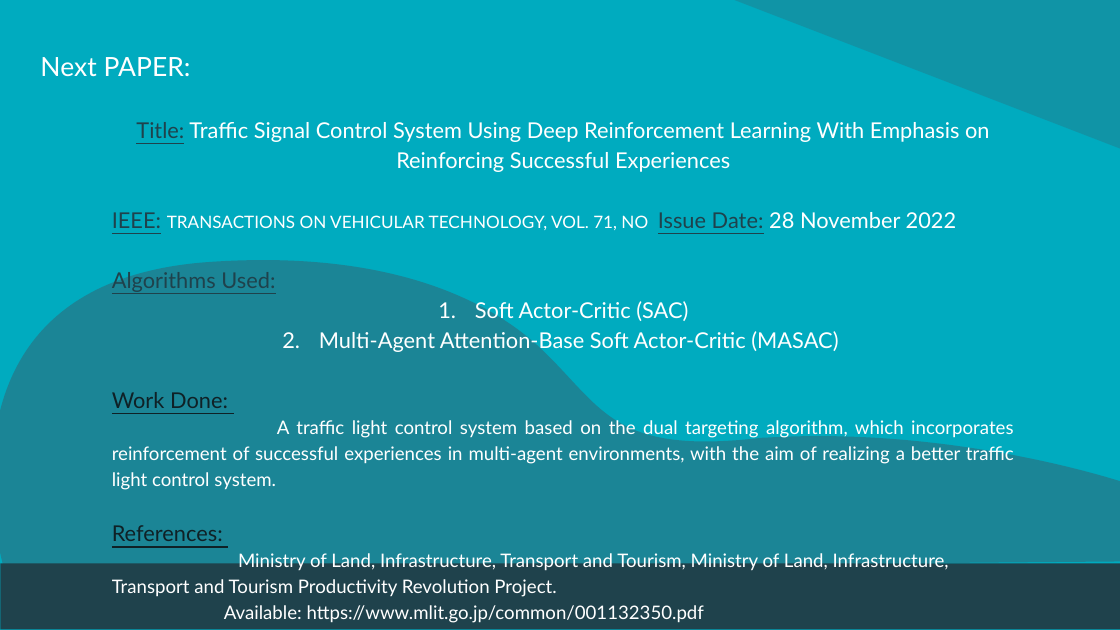
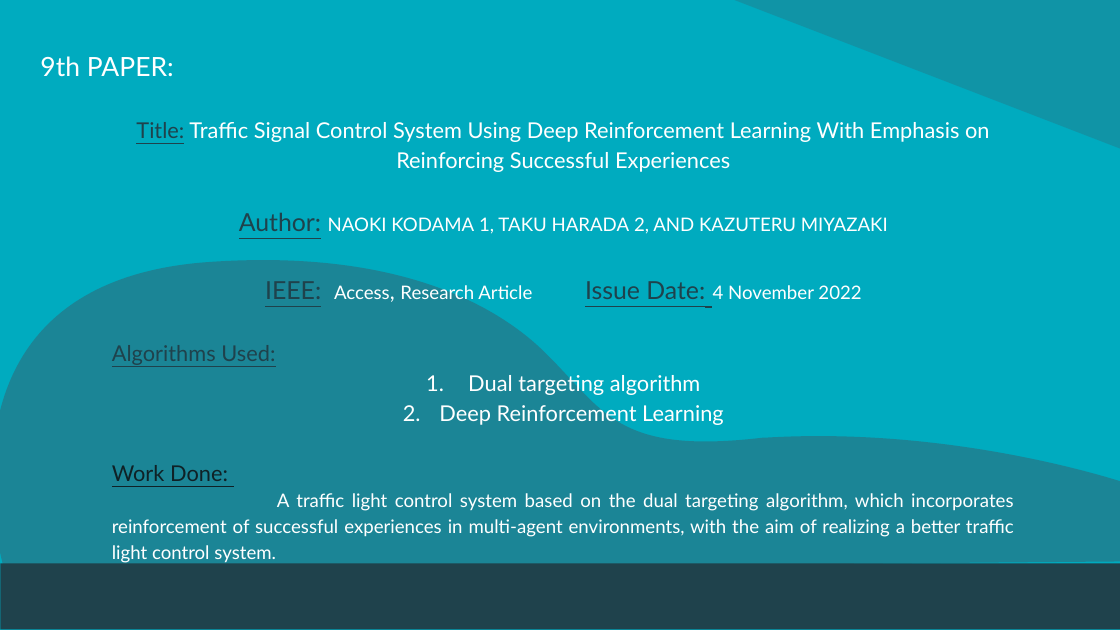
Before and after one commit to Namasivaayam-L/ResearchLab, a slide deck: slide 21 of Automatic Traffic Signal Control System.pptx (slide 24 before the commit). Drawn at 1120x630 pixels with LibreOffice and Linux fonts; fonts in the diff are those of the drawing. Boxes give left, top, right and bottom in pixels: in the first picture for what was removed or moved away, otherwise in the second. Text is boxed around its words. In the diff, an @@ line names an element or a change of style, - is before the commit and + after.

```diff
--- a/Automatic Traffic Signal Control System.pptx
+++ b/Automatic Traffic Signal Control System.pptx
@@ title at (x1=40, y1=56, x2=174, y2=76): text changed @@
-Next PAPER:
+9th PAPER:
@@ text at (x1=239, y1=213, x2=888, y2=299): text changed; size 11 to 12 pt @@
-IEEE: TRANSACTIONS ON VEHICULAR TECHNOLOGY, VOL. 71, NO Issue Date: 28 November 2022
+Author: NAOKI KODAMA 1, TAKU HARADA 2, AND KAZUTERU MIYAZAKI
+IEEE: Access, Research Article Issue Date: 4 November 2022
@@ text at (x1=439, y1=375, x2=724, y2=426): text changed @@
-1. Soft Actor-Critic (SAC)
-2. Multi-Agent Attention-Base Soft Actor-Critic (MASAC)
+1. Dual targeting algorithm
+2. Deep Reinforcement Learning
@@ text at (x1=112, y1=525, x2=949, y2=623): paragraphs removed @@
-References:
-Ministry of Land, Infrastructure, Transport and Tourism, Ministry of Land, Infrastructure, Transport and Tourism Productivity Revolution Project.
-Available: https://www.mlit.go.jp/common/001132350.pdf
```
Also in this commit, not shown: 11 other slides changed, 1 slide added, 3 slides removed, 1 other file.
